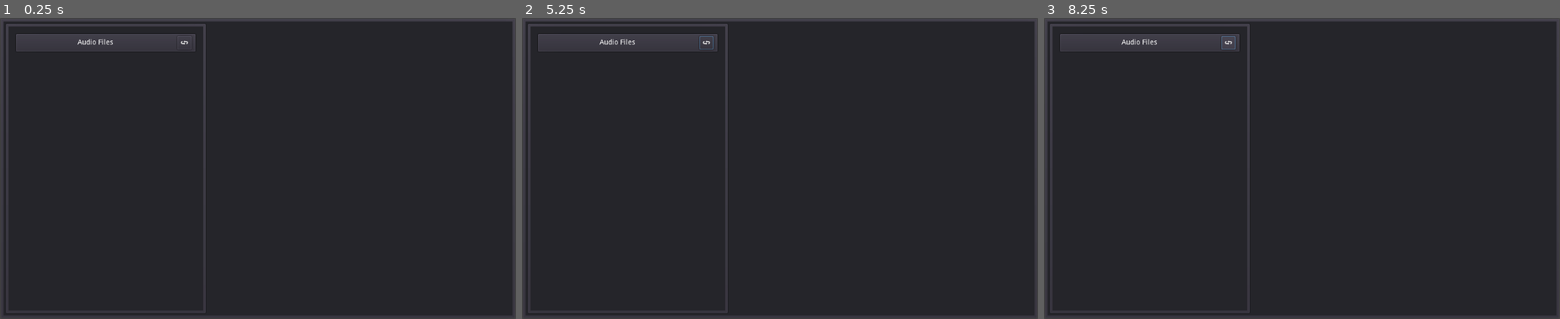
Above: before the commit, frames 1-3 (left to right).
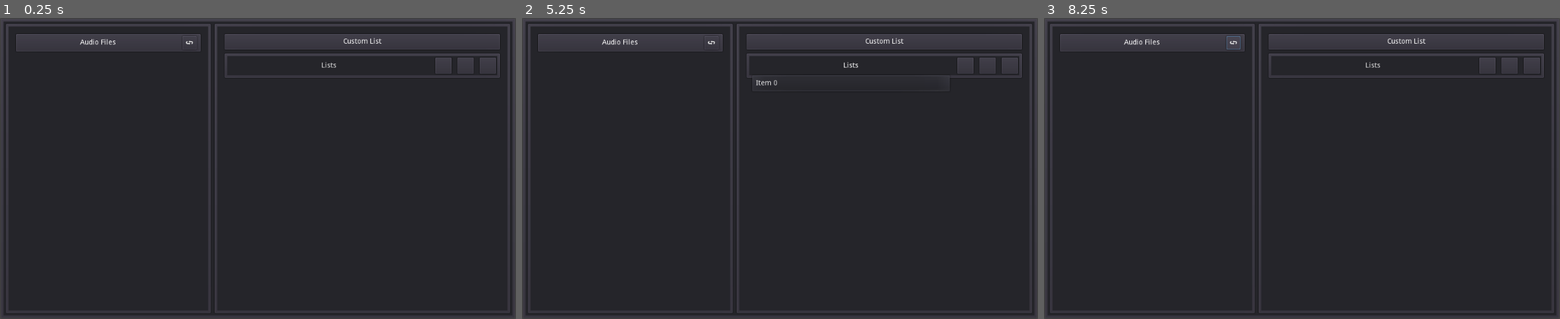
Above: after the commit, the same moments.

Repository: DrZanuff/SoundTableFX
Game: Godot game, scene res://Main.tscn
The game is run twice, just before and just after one commit, with the same random seed, the same clock (stepped at 60 frames per second) and the same inputs.
Inputs (mouse positions are in pixels of both pictures, inside the frame that each line leads up to; where the layout moved, square brackets give the same spot in the first picture):
- Up to frame 1 (0.25 s): no input
- Up to frame 2 (5.25 s): click (852, 66) at 0.5 s, where only the run after the commit has a clickable "Lists"; click (965, 66) at 1.27 s; click (986, 66) at 2.02 s; click (1012, 66) at 2.77 s; click (712, 42) [707, 42] at 3.5 s; click (712, 42) [707, 42] at 4.25 s; click (852, 66) at 5 s, where only the run after the commit has a clickable "Lists"
- Up to frame 3 (8.25 s): click (1487, 66) at 5.77 s; click (1508, 66) at 6.52 s; click (1534, 66) at 7.27 s; click (1234, 42) [1229, 42] at 8 s

The runs differ from the first frame. In frame 1, 4.4% of the frame differs, in the area x 15-99%, y 1-98%; in frame 2, 4.5%; in frame 3, 4.5%.

Commit message:
Started to implement Custom List

Diff:
--- a/Main.gd
+++ b/Main.gd
@@ -20,10 +20,11 @@
 					itens.add_child(new_file_button)
 					new_file_button.set_path(audio_path+file_name)
 					new_file_button.set_name(file_name)
-					new_file_button.get_node("Body/Play/Button").connect("pressed",self,"play_audio",[new_file_button.get_path()])
+					new_file_button.get_node("Body/Play/Button").connect("pressed",self,"play_audio",[new_file_button.get_path(),new_file_button])
 			file_name = dir.get_next()
 
-func play_audio(path):
+func play_audio(path , button):
+	button.set_status(false)
 	$Player.stop()
 	var audio = AudioStreamOGGVorbis.new()
 	var file = File.new()
@@ -37,3 +38,6 @@
 		file.close()
 	else:
 		printt("no" , path)
+
+func _on_Player_finished() -> void:
+	get_tree().call_group("Button","set_status",true)
--- a/Main.tscn
+++ b/Main.tscn
@@ -33,7 +33,7 @@
 size_flags_horizontal = 3
 size_flags_vertical = 3
 size_flags_stretch_ratio = 0.7
-custom_constants/margin_right = 10
+custom_constants/margin_right = 0
 custom_constants/margin_top = 10
 custom_constants/margin_left = 10
 custom_constants/margin_bottom = 10
@@ -41,19 +41,19 @@
 [node name="Panel" type="PanelContainer" parent="Main/Window/Left"]
 margin_left = 10.0
 margin_top = 10.0
-margin_right = 410.0
+margin_right = 420.0
 margin_bottom = 590.0
 
 [node name="Panel" type="Panel" parent="Main/Window/Left/Panel"]
 margin_left = 7.0
 margin_top = 7.0
-margin_right = 393.0
+margin_right = 403.0
 margin_bottom = 573.0
 
 [node name="Files" type="MarginContainer" parent="Main/Window/Left"]
 margin_left = 10.0
 margin_top = 10.0
-margin_right = 410.0
+margin_right = 420.0
 margin_bottom = 590.0
 custom_constants/margin_right = 20
 custom_constants/margin_top = 20
@@ -63,18 +63,18 @@
 [node name="Body" type="VBoxContainer" parent="Main/Window/Left/Files"]
 margin_left = 20.0
 margin_top = 20.0
-margin_right = 380.0
+margin_right = 390.0
 margin_bottom = 560.0
 
 [node name="Title" type="MarginContainer" parent="Main/Window/Left/Files/Body"]
-margin_right = 360.0
+margin_right = 370.0
 margin_bottom = 39.0
 size_flags_horizontal = 3
 size_flags_vertical = 3
 size_flags_stretch_ratio = 0.08
 
 [node name="Panel" type="PanelContainer" parent="Main/Window/Left/Files/Body/Title"]
-margin_right = 360.0
+margin_right = 370.0
 margin_bottom = 39.0
 size_flags_horizontal = 3
 size_flags_vertical = 3
@@ -83,11 +83,11 @@
 }
 
 [node name="HBox" type="HBoxContainer" parent="Main/Window/Left/Files/Body/Title"]
-margin_right = 360.0
+margin_right = 370.0
 margin_bottom = 39.0
 
 [node name="Label" type="Label" parent="Main/Window/Left/Files/Body/Title/HBox"]
-margin_right = 308.0
+margin_right = 318.0
 margin_bottom = 39.0
 size_flags_horizontal = 3
 size_flags_vertical = 3
@@ -96,8 +96,8 @@
 valign = 1
 
 [node name="M" type="MarginContainer" parent="Main/Window/Left/Files/Body/Title/HBox"]
-margin_left = 312.0
-margin_right = 360.0
+margin_left = 322.0
+margin_right = 370.0
 margin_bottom = 39.0
 size_flags_horizontal = 3
 size_flags_vertical = 3
@@ -118,14 +118,14 @@
 
 [node name="Scroll" type="ScrollContainer" parent="Main/Window/Left/Files/Body"]
 margin_top = 43.0
-margin_right = 360.0
+margin_right = 370.0
 margin_bottom = 540.0
 size_flags_horizontal = 3
 size_flags_vertical = 3
 scroll_horizontal_enabled = false
 
 [node name="Itens" type="VBoxContainer" parent="Main/Window/Left/Files/Body/Scroll"]
-margin_right = 360.0
+margin_right = 370.0
 margin_bottom = 497.0
 size_flags_horizontal = 3
 size_flags_vertical = 3
@@ -136,5 +136,134 @@
 margin_bottom = 600.0
 size_flags_horizontal = 3
 size_flags_vertical = 3
+custom_constants/margin_right = 10
+custom_constants/margin_top = 10
+custom_constants/margin_left = 0
+custom_constants/margin_bottom = 10
+
+[node name="Panel" type="PanelContainer" parent="Main/Window/Right"]
+margin_top = 10.0
+margin_right = 590.0
+margin_bottom = 590.0
+
+[node name="Panel" type="Panel" parent="Main/Window/Right/Panel"]
+margin_left = 7.0
+margin_top = 7.0
+margin_right = 583.0
+margin_bottom = 573.0
+
+[node name="MarginContainer" type="MarginContainer" parent="Main/Window/Right"]
+margin_top = 10.0
+margin_right = 590.0
+margin_bottom = 590.0
+custom_constants/margin_right = 20
+custom_constants/margin_top = 20
+custom_constants/margin_left = 20
+custom_constants/margin_bottom = 20
+
+[node name="VBoxContainer" type="VBoxContainer" parent="Main/Window/Right/MarginContainer"]
+margin_left = 20.0
+margin_top = 20.0
+margin_right = 570.0
+margin_bottom = 560.0
+
+[node name="Title" type="MarginContainer" parent="Main/Window/Right/MarginContainer/VBoxContainer"]
+margin_right = 550.0
+margin_bottom = 35.0
+size_flags_horizontal = 3
+size_flags_vertical = 3
+size_flags_stretch_ratio = 0.08
+
+[node name="Panel" type="PanelContainer" parent="Main/Window/Right/MarginContainer/VBoxContainer/Title"]
+margin_right = 550.0
+margin_bottom = 35.0
+size_flags_horizontal = 3
+size_flags_vertical = 3
+__meta__ = {
+"_edit_use_anchors_": false
+}
+
+[node name="HBox" type="HBoxContainer" parent="Main/Window/Right/MarginContainer/VBoxContainer/Title"]
+margin_right = 550.0
+margin_bottom = 35.0
+
+[node name="Label" type="Label" parent="Main/Window/Right/MarginContainer/VBoxContainer/Title/HBox"]
+margin_right = 550.0
+margin_bottom = 35.0
+size_flags_horizontal = 3
+size_flags_vertical = 3
+text = "Custom List"
+align = 1
+valign = 1
+
+[node name="MarginContainer" type="MarginContainer" parent="Main/Window/Right/MarginContainer/VBoxContainer"]
+margin_top = 39.0
+margin_right = 550.0
+margin_bottom = 91.0
+size_flags_horizontal = 3
+size_flags_vertical = 3
+size_flags_stretch_ratio = 0.1
+
+[node name="Panel" type="PanelContainer" parent="Main/Window/Right/MarginContainer/VBoxContainer/MarginContainer"]
+margin_right = 550.0
+margin_bottom = 52.0
+
+[node name="Panel" type="Panel" parent="Main/Window/Right/MarginContainer/VBoxContainer/MarginContainer/Panel"]
+margin_left = 7.0
+margin_top = 7.0
+margin_right = 543.0
+margin_bottom = 45.0
+
+[node name="MarginContainer" type="MarginContainer" parent="Main/Window/Right/MarginContainer/VBoxContainer/MarginContainer"]
+margin_right = 550.0
+margin_bottom = 52.0
+custom_constants/margin_right = 10
+custom_constants/margin_top = 10
+custom_constants/margin_left = 10
+custom_constants/margin_bottom = 10
+
+[node name="HBoxContainer" type="HBoxContainer" parent="Main/Window/Right/MarginContainer/VBoxContainer/MarginContainer/MarginContainer"]
+margin_left = 10.0
+margin_top = 10.0
+margin_right = 540.0
+margin_bottom = 42.0
+size_flags_horizontal = 3
+size_flags_vertical = 3
+custom_constants/separation = 12
+
+[node name="MenuButton" type="MenuButton" parent="Main/Window/Right/MarginContainer/VBoxContainer/MarginContainer/MarginContainer/HBoxContainer"]
+margin_right = 398.0
+margin_bottom = 32.0
+size_flags_horizontal = 3
+size_flags_vertical = 3
+text = "Lists"
+items = [ "Item 0", null, 0, false, false, 0, 0, null, "", false ]
+switch_on_hover = true
+
+[node name="Button" type="Button" parent="Main/Window/Right/MarginContainer/VBoxContainer/MarginContainer/MarginContainer/HBoxContainer"]
+margin_left = 410.0
+margin_right = 442.0
+margin_bottom = 32.0
+rect_min_size = Vector2( 32, 32 )
+
+[node name="Button2" type="Button" parent="Main/Window/Right/MarginContainer/VBoxContainer/MarginContainer/MarginContainer/HBoxContainer"]
+margin_left = 454.0
+margin_right = 486.0
+margin_bottom = 32.0
+rect_min_size = Vector2( 32, 32 )
+
+[node name="Button3" type="Button" parent="Main/Window/Right/MarginContainer/VBoxContainer/MarginContainer/MarginContainer/HBoxContainer"]
+margin_left = 498.0
+margin_right = 530.0
+margin_bottom = 32.0
+rect_min_size = Vector2( 32, 32 )
+
+[node name="ScrollContainer" type="ScrollContainer" parent="Main/Window/Right/MarginContainer/VBoxContainer"]
+margin_top = 95.0
+margin_right = 550.0
+margin_bottom = 540.0
+size_flags_horizontal = 3
+size_flags_vertical = 3
 
 [node name="Player" type="AudioStreamPlayer" parent="."]
+[connection signal="finished" from="Player" to="." method="_on_Player_finished"]
--- a/SoundButton/SoundFile.gd
+++ b/SoundButton/SoundFile.gd
@@ -5,6 +5,7 @@
 
 var play_icon = "res://icons/TransitionImmediateAutoBig.svg"
 var stop_icon = "res://icons/Pause.svg"
+var playing = false
 
 func set_path(path : String):
 	sound_file = path
@@ -19,13 +20,15 @@
 func get_name():
 	return sound_name
 
-
-
-func play_audio(status : bool):
+func set_status(status : bool):
+	playing = status
 	if status:
 		$Body/Play/Button.icon = load(play_icon)
 	else:
 		$Body/Play/Button.icon = load(stop_icon)
+
+func get_status():
+	return playing
 
 #var sel = false
 #var colors = [
--- a/SoundButton/SoundFile.tscn
+++ b/SoundButton/SoundFile.tscn
@@ -4,13 +4,15 @@
 [ext_resource path="res://icons/TransitionImmediateAutoBig.svg" type="Texture" id=2]
 [ext_resource path="res://SoundButton/SoundFile.gd" type="Script" id=3]
 
-[sub_resource type="StyleBoxFlat" id=3]
+[sub_resource type="StyleBoxFlat" id=1]
 bg_color = Color( 0.588235, 0.588235, 0.588235, 0.298039 )
 
 [sub_resource type="StyleBoxEmpty" id=2]
 content_margin_left = 10.0
 
-[node name="SoundFile" type="MarginContainer"]
+[node name="SoundFile" type="MarginContainer" groups=[
+"Button",
+]]
 margin_right = 360.0
 margin_bottom = 36.0
 rect_min_size = Vector2( 0, 30 )
@@ -21,22 +23,22 @@
 
 [node name="Panel" type="Panel" parent="."]
 margin_right = 360.0
-margin_bottom = 36.0
-custom_styles/panel = SubResource( 3 )
+margin_bottom = 42.0
+custom_styles/panel = SubResource( 1 )
 
 [node name="Button" type="Button" parent="."]
 margin_right = 360.0
-margin_bottom = 36.0
+margin_bottom = 42.0
 flat = true
 
 [node name="Body" type="HBoxContainer" parent="."]
 margin_right = 360.0
-margin_bottom = 36.0
+margin_bottom = 42.0
 mouse_filter = 2
 
 [node name="Label" type="Label" parent="Body"]
-margin_right = 272.0
-margin_bottom = 36.0
+margin_right = 268.0
+margin_bottom = 42.0
 size_flags_horizontal = 3
 size_flags_vertical = 3
 custom_styles/normal = SubResource( 2 )
@@ -45,9 +47,9 @@
 clip_text = true
 
 [node name="Add" type="MarginContainer" parent="Body"]
-margin_left = 276.0
+margin_left = 272.0
 margin_right = 314.0
-margin_bottom = 36.0
+margin_bottom = 42.0
 custom_constants/margin_right = 5
 custom_constants/margin_top = 5
 custom_constants/margin_left = 5
@@ -56,14 +58,15 @@
 [node name="Button" type="Button" parent="Body/Add"]
 margin_left = 5.0
 margin_top = 5.0
-margin_right = 33.0
-margin_bottom = 31.0
+margin_right = 37.0
+margin_bottom = 37.0
+rect_min_size = Vector2( 32, 32 )
 icon = ExtResource( 1 )
 
 [node name="Play" type="MarginContainer" parent="Body"]
 margin_left = 318.0
 margin_right = 360.0
-margin_bottom = 36.0
+margin_bottom = 42.0
 custom_constants/margin_right = 5
 custom_constants/margin_top = 5
 custom_constants/margin_left = 5
@@ -73,5 +76,6 @@
 margin_left = 5.0
 margin_top = 5.0
 margin_right = 37.0
-margin_bottom = 31.0
+margin_bottom = 37.0
+rect_min_size = Vector2( 32, 32 )
 icon = ExtResource( 2 )
